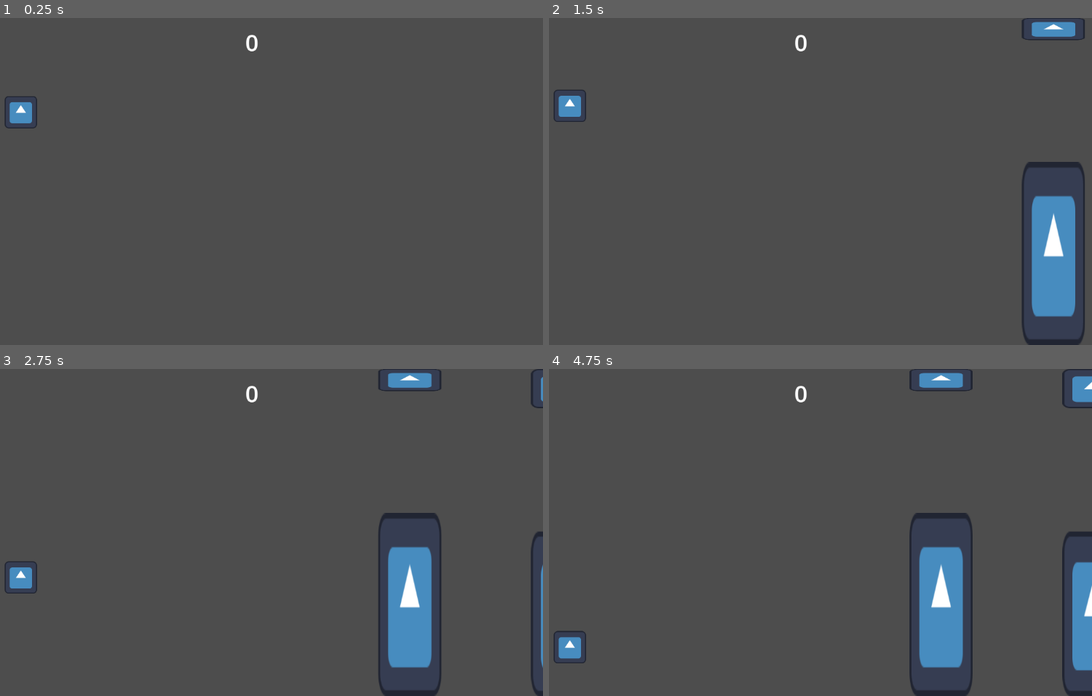
Above: before the commit, frames 1-4 (two rows, left to right).
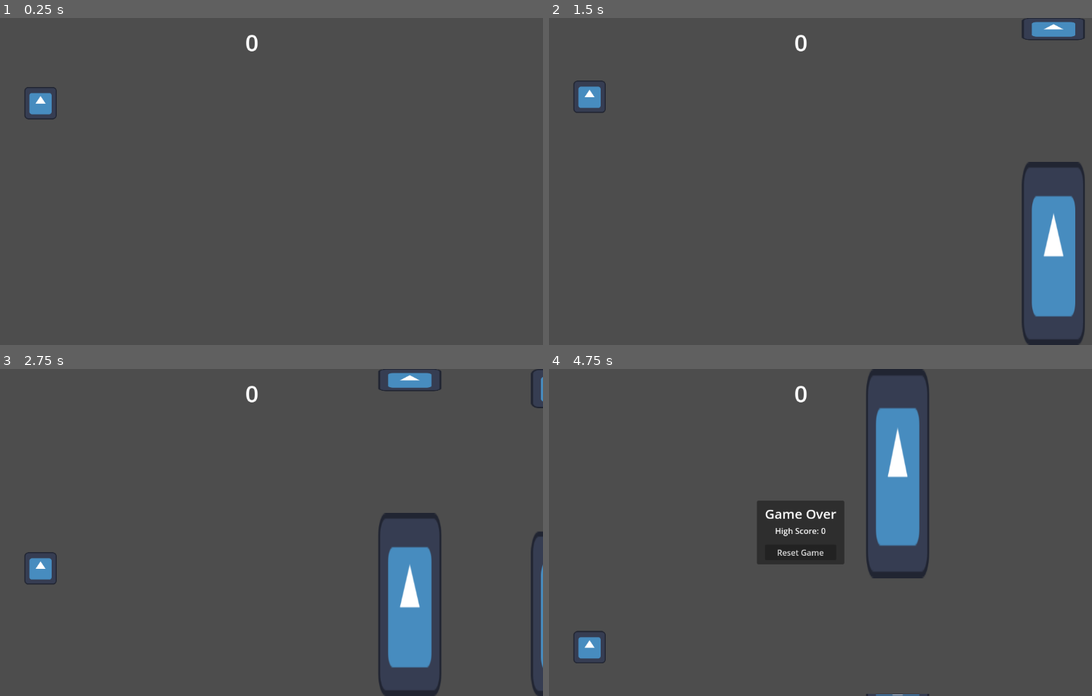
Above: after the commit, the same moments.

Repository: Davidwallacesadler/FlappyBirdCuzWhyNot
Game: Godot game, scene res://scenes/game.tscn
The game is run twice, just before and just after one commit, with the same random seed, the same clock (stepped at 60 frames per second) and the same inputs. The engine's default icon, where the game draws it, is replaced by a stand-in: a white triangle on a blue panel in a dark square.
Inputs (mouse positions are in pixels of both pictures, inside the frame that each line leads up to):
- Up to frame 1 (0.25 s): no input
- Up to frame 2 (1.5 s): tap Enter (ui_accept) at 0.5, 0.77 s
- Up to frame 3 (2.75 s): tap Enter (ui_accept) at 1.52 s
- Up to frame 4 (4.75 s): tap Enter (ui_accept) at 3.02, 4.52 s; click (798, 552) at 3.5 s, where only the run after the commit has a clickable "Reset Game"

The runs differ from the first frame. In frame 1, 0.6% of the frame differs, in the area x 0-11%, y 21-34%; in frame 2, 0.6%; in frame 3, 0.6%; in frame 4, 14%, in the area x 0-100%, y 0-100%.

Commit message:
Basic gameplay loop working

Diff:
--- a/scenes/game.tscn
+++ b/scenes/game.tscn
@@ -13,12 +13,16 @@
 [sub_resource type="RectangleShape2D" id="RectangleShape2D_7iory"]
 size = Vector2(301, 67)
 
-[node name="game" type="Node2D" node_paths=PackedStringArray("death_area", "obsticle_spawner", "obsticle_reset_area", "score_label")]
+[node name="game" type="Node2D" node_paths=PackedStringArray("player", "death_area", "obsticle_spawner", "obsticle_reset_area", "score_label", "high_score_label", "reset_menu", "reset_button")]
 script = ExtResource("1_4opl7")
+player = NodePath("PlayerContainer/player")
 death_area = NodePath("DeathArea")
 obsticle_spawner = NodePath("ObsticleSpawner")
 obsticle_reset_area = NodePath("ObsticleResetArea")
-score_label = NodePath("CanvasLayer/MarginContainer/Label")
+score_label = NodePath("CanvasLayer/MarginContainer/ScoreLabel")
+high_score_label = NodePath("CanvasLayer/CenterContainer/PanelContainer/MarginContainer/VBoxContainer/HighScoreLabel")
+reset_menu = NodePath("CanvasLayer/CenterContainer")
+reset_button = NodePath("CanvasLayer/CenterContainer/PanelContainer/MarginContainer/VBoxContainer/ResetButton")
 
 [node name="DeathArea" type="Area2D" parent="."]
 position = Vector2(0, 649)
@@ -55,8 +59,10 @@
 shape = SubResource("RectangleShape2D_7iory")
 metadata/_edit_lock_ = true
 
-[node name="player" parent="." instance=ExtResource("2_nxnpl")]
-position = Vector2(119, 154)
+[node name="PlayerContainer" type="Node2D" parent="."]
+position = Vector2(158, 136)
+
+[node name="player" parent="PlayerContainer" instance=ExtResource("2_nxnpl")]
 
 [node name="CanvasLayer" type="CanvasLayer" parent="."]
 
@@ -71,10 +77,50 @@
 theme_override_constants/margin_right = 16
 theme_override_constants/margin_bottom = 16
 
-[node name="Label" type="Label" parent="CanvasLayer/MarginContainer"]
+[node name="ScoreLabel" type="Label" parent="CanvasLayer/MarginContainer"]
 layout_mode = 2
 size_flags_horizontal = 4
 size_flags_vertical = 1
 theme_override_font_sizes/font_size = 46
 text = "0"
 horizontal_alignment = 1
+
+[node name="CenterContainer" type="CenterContainer" parent="CanvasLayer"]
+visible = false
+anchors_preset = 15
+anchor_right = 1.0
+anchor_bottom = 1.0
+grow_horizontal = 2
+grow_vertical = 2
+
+[node name="PanelContainer" type="PanelContainer" parent="CanvasLayer/CenterContainer"]
+layout_mode = 2
+
+[node name="MarginContainer" type="MarginContainer" parent="CanvasLayer/CenterContainer/PanelContainer"]
+layout_mode = 2
+theme_override_constants/margin_left = 16
+theme_override_constants/margin_top = 8
+theme_override_constants/margin_right = 16
+theme_override_constants/margin_bottom = 8
+
+[node name="VBoxContainer" type="VBoxContainer" parent="CanvasLayer/CenterContainer/PanelContainer/MarginContainer"]
+layout_mode = 2
+
+[node name="GameOverLabel" type="Label" parent="CanvasLayer/CenterContainer/PanelContainer/MarginContainer/VBoxContainer"]
+layout_mode = 2
+theme_override_font_sizes/font_size = 26
+text = "Game Over"
+horizontal_alignment = 1
+
+[node name="HighScoreLabel" type="Label" parent="CanvasLayer/CenterContainer/PanelContainer/MarginContainer/VBoxContainer"]
+layout_mode = 2
+text = "High Score"
+horizontal_alignment = 1
+
+[node name="Spacer" type="Control" parent="CanvasLayer/CenterContainer/PanelContainer/MarginContainer/VBoxContainer"]
+custom_minimum_size = Vector2(0, 8)
+layout_mode = 2
+
+[node name="ResetButton" type="Button" parent="CanvasLayer/CenterContainer/PanelContainer/MarginContainer/VBoxContainer"]
+layout_mode = 2
+text = "Reset Game"
--- a/scripts/game.gd
+++ b/scripts/game.gd
@@ -1,18 +1,29 @@
 extends Node2D
 
+@export var player: Player
 @export var death_area: Area2D
 @export var obsticle_spawner: ObsticleSpawner
 @export var obsticle_reset_area: Area2D
 
 @export var score_label: Label
+@export var high_score_label: Label
+@export var reset_menu: Control
+@export var reset_button: Button
+
+
+var _obsticle_spawner_scene = preload("res://scenes/obsticle_spawner.tscn")
 
 var score = 0
+var high_score = 0
 
 func _ready():
+	GameEvents.player_passed_obsticle.connect(_on_player_passed_obsticle)
+	GameEvents.player_touched_floor.connect(_on_game_over)
+	GameEvents.player_touched_obsticle.connect(_on_game_over)
+
 	score_label.text = _int_to_string(score)
 	death_area.body_entered.connect(_on_death_area_entered)
-
-	GameEvents.player_passed_obsticle.connect(_on_player_passed_obsticle)
+	reset_button.pressed.connect(_on_reset_pressed)
 
 
 func _on_death_area_entered(body: Node2D) -> void:
@@ -27,3 +38,27 @@
 func _int_to_string(integer: int) -> String:
 	var format_string = "%s"
 	return format_string % integer
+
+
+func _on_game_over() -> void:
+	reset_menu.visible = true
+	if score > high_score:
+		high_score = score
+	score = 0
+	high_score_label.text = "High Score: " + _int_to_string(high_score)
+
+# TODO: Clean this up... this is so ugly
+func _on_reset_pressed() -> void:
+	player.position = Vector2.ZERO
+	player.reset()
+
+	remove_child(obsticle_spawner)
+	obsticle_spawner.queue_free()
+	obsticle_spawner = _obsticle_spawner_scene.instantiate()
+	obsticle_spawner.position = Vector2(get_window().size.x + 100, 0)
+	add_child(obsticle_spawner)
+
+	Obsticle.speed = 150
+
+	reset_menu.visible = false
+	score_label.text = _int_to_string(0)
--- a/scripts/obsticle.gd
+++ b/scripts/obsticle.gd
@@ -1,4 +1,4 @@
-extends Node2D
+class_name Obsticle extends Node2D
 
 static var speed: float = 150
 
--- a/scripts/obsticle_spawner.gd
+++ b/scripts/obsticle_spawner.gd
@@ -1,27 +1,38 @@
 class_name ObsticleSpawner extends Node2D
 
 @export var spawn_time: float = 2.0
-@export var count: int = 4
+@export var obsticle_count: int = 4
 
 var _obsticle_scene = preload("res://scenes/obsticle.tscn")
 
-var timer: Timer
+var _spawn_timer: Timer
+var _obsticles: Array[Node2D] = []
 
 func _ready():
-	timer = Timer.new()
-	timer.autostart = true
-	timer.wait_time = spawn_time
-	timer.timeout.connect(_on_spawn_timer_finished)
+	_spawn_timer = Timer.new()
+	_spawn_timer.autostart = true
+	_spawn_timer.wait_time = spawn_time
+	_spawn_timer.timeout.connect(_on_spawn_timer_finished)
 
-	add_child(timer)
+	self.add_child(_spawn_timer)
 	_add_obsticle()
+
 
 func _on_spawn_timer_finished() -> void:
 	_add_obsticle()
-	if (count == 0):
-		timer.stop()
+	if (_obsticles.size() == obsticle_count):
+		_spawn_timer.stop()
+
 
 func _add_obsticle() -> void:
 	var obsticle = _obsticle_scene.instantiate()
-	add_child(_obsticle_scene.instantiate())
-	count -= 1
+	self.add_child(_obsticle_scene.instantiate())
+	_obsticles.append(obsticle)
+
+
+#func reset() -> void:
+#	for obsticle in _obsticles:
+#		obsticle.queue_free()
+##		self.remove_child(obsticle)
+#	_add_obsticle()
+#	_spawn_timer.start()
--- a/scripts/player.gd
+++ b/scripts/player.gd
@@ -1,7 +1,9 @@
-extends CharacterBody2D
+class_name Player extends CharacterBody2D
+
+const DEFAULT_JUMP_VELOCITY = -400.0
 
 var _gravity = ProjectSettings.get_setting("physics/2d/default_gravity")
-var _jump_velocity = -400.0
+var _jump_velocity = DEFAULT_JUMP_VELOCITY
 
 func _ready():
 	GameEvents.player_touched_obsticle.connect(_on_touched_obsticle)
@@ -14,5 +16,9 @@
 
 	self.move_and_slide()
 
+
+func reset() -> void:
+	_jump_velocity = DEFAULT_JUMP_VELOCITY
+
 func _on_touched_obsticle() -> void:
 	_jump_velocity = 0
